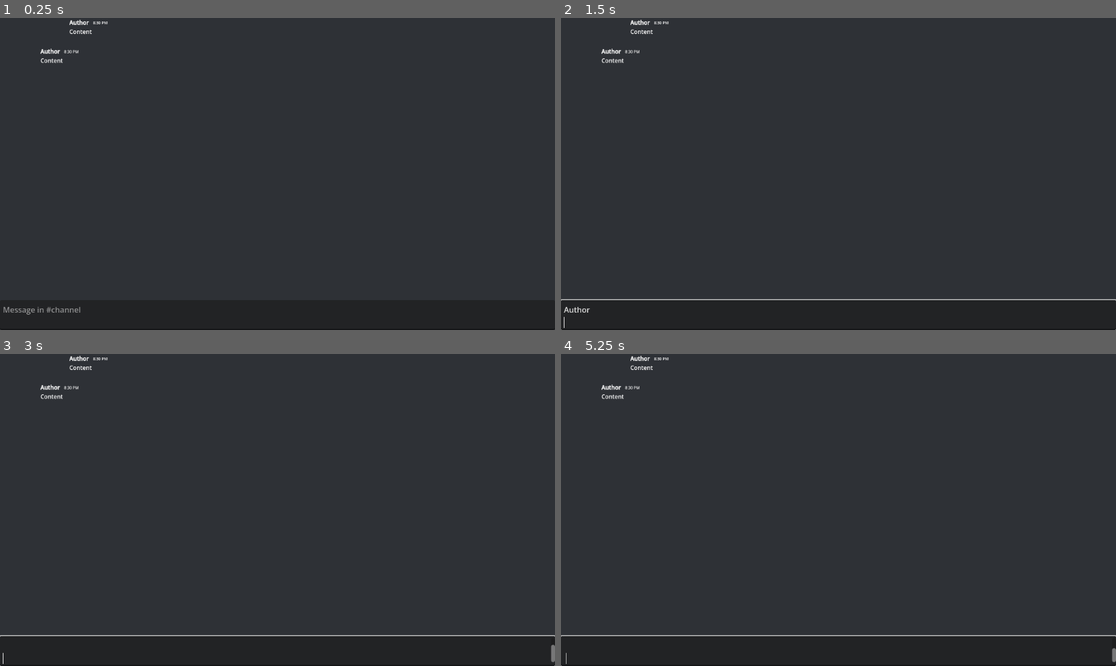
Above: before the commit, frames 1-4 (two rows, left to right).
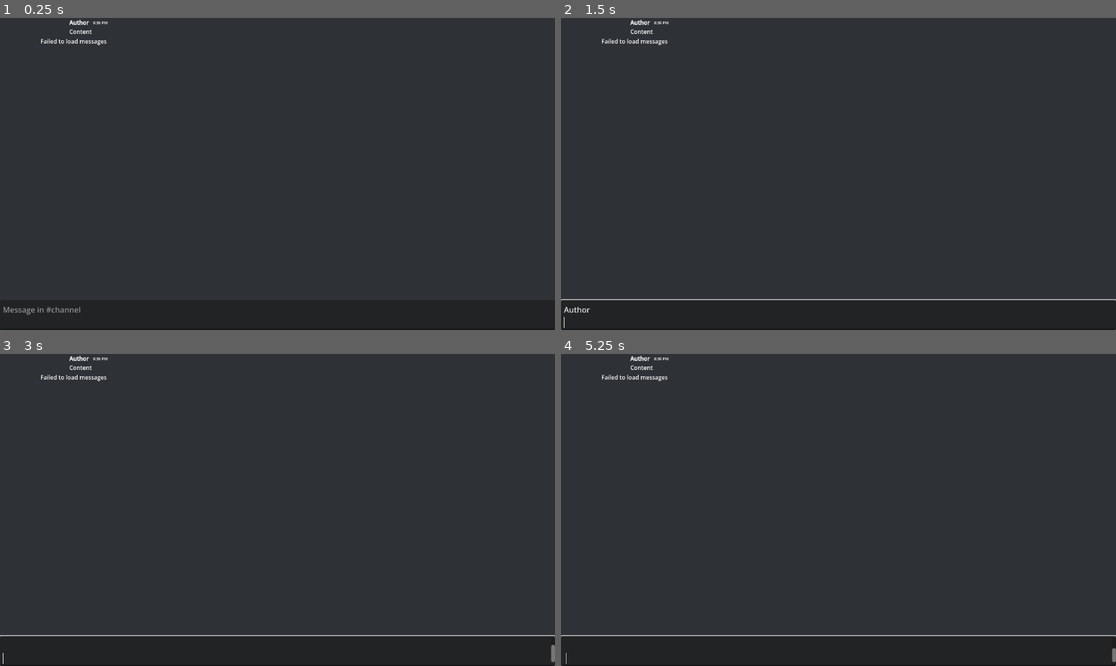
Above: after the commit, the same moments.

Repository: drtheodor/lothoclient
Game: Godot game, scene res://channel.tscn
The game is run twice, just before and just after one commit, with the same random seed, the same clock (stepped at 60 frames per second) and the same inputs.
Inputs (mouse positions are in pixels of both pictures, inside the frame that each line leads up to):
- Up to frame 1 (0.25 s): no input
- Up to frame 2 (1.5 s): click (838, 314) at 0.52 s; type "Author" at 0.6 s; tap Enter at 1.25 s
- Up to frame 3 (3 s): tap Space at 2 s; tap Enter at 2.75 s
- Up to frame 4 (5.25 s): tap Space at 3.5, 5 s; tap Enter at 4.25 s

The runs differ from the first frame. In frame 1, 0.2% of the frame differs, in the area x 7-20%, y 6-15%; in frame 2, 0.2%; in frame 3, 0.2%; in frame 4, 0.2%.
Error before the commit: Trying to assign value of type 'RichTextLabel' to a variable of type 'Label'. (res://message.gd:7)

Commit message:
fix: working typing

Diff:
--- a/channel.gd
+++ b/channel.gd
@@ -47,14 +47,14 @@
 	# print(data) # print data for decoding purposes
 
 	if data is Array:
-		var messages: Array[Dictionary] = data
+		var messages: Array[Variant] = data
 		_on_message(messages)
 	else:
 		print("Response is not an array")
 		add_error_message("Invalid response format")
 		return
 
-func _on_message(messages: Array[Dictionary]) -> void:
+func _on_message(messages: Array[Variant]) -> void:
 	messages.reverse()
 
 	# Clear existing messages
@@ -62,16 +62,16 @@
 		child.queue_free()
 
 	# Add messages in chronological order (oldest first at top, newest at bottom)
-	for message_data: Dictionary[String, Variant] in messages:
+	for message_data: Dictionary in messages:
 		#print(message_data)
 		if message_data is Dictionary and "content" in message_data:
 			var content: String = message_data["content"]
-			var author: Dictionary[String, Variant] = message_data["author"]
+			var author: Dictionary = message_data["author"]
 			#var mentions = message_data["mentions"]
 			#var mention_roles = message_data["mention_roles"]
 			#var attachments = message_data["attachments"]
 			#var embeds = message_data["embeds"]
-			var timestamp: int = message_data["timestamp"]
+			var timestamp: String = message_data["timestamp"]
 			#var edited_timestamp: int = message_data["edited_timestamp"]
 			var author_name: String = author["global_name"]
 			var author_avatar: String = author["avatar"]
--- a/discord/image_cache.gd
+++ b/discord/image_cache.gd
@@ -14,9 +14,9 @@
 	DirAccess.make_dir_recursive_absolute(CACHE_DIR)
 
 func get_or_request(url: String, callback: Callable) -> void:
-	var result: ImageTexture = _cache[url]
+	var result: ImageTexture = _cache.get(url)
 
-	if result != null: callback.call(result)
+	if result: callback.call(result)
 	else: request_image(url).done.connect(callback)
 
 func request_image(url: String) -> CacheRequest:
--- a/message.gd
+++ b/message.gd
@@ -4,7 +4,7 @@
 @onready var avatar: TextureRect = $Avatar
 @onready var terminator: Label = $TerminatorLabel
 @onready var author: Label = $VBoxContainer/Author
-@onready var label: Label = $VBoxContainer/Content
+@onready var label: RichTextLabel = $VBoxContainer/Content
 @onready var timeLabel: Label = $VBoxContainer/Author/TimeLabel
 @onready var spacer: Label = $VBoxContainer/GroupSpacer
 @onready var content_spacer: Label = $VBoxContainer/ContentSpacer
@@ -60,12 +60,12 @@
 
 func set_timestamp(timestamp: String) -> void:
 	_timestamp_iso = timestamp
-	var dict: Dictionary[String, int] = Time.get_datetime_dict_from_datetime_string(timestamp, false)
+	var dict: Dictionary = Time.get_datetime_dict_from_datetime_string(timestamp, false)
 	_timestamp_unix = Time.get_unix_time_from_datetime_dict(dict)
 	var formatted_time: String = self._get_local_discord_time(timestamp)
 	timeLabel.text = formatted_time
 
 # Doesn't fucking work on Linux at least, or at all for whatever reason. I just set it to use UTC for now because fucking hell I'm getting pissed OFF
 func _get_local_discord_time(iso_timestamp: String) -> String:
-	var dict: Dictionary[String, int] = Time.get_datetime_dict_from_datetime_string(iso_timestamp, false)
+	var dict: Dictionary = Time.get_datetime_dict_from_datetime_string(iso_timestamp, false)
 	return "%02d:%02d UTC" % [dict.hour, dict.minute]
